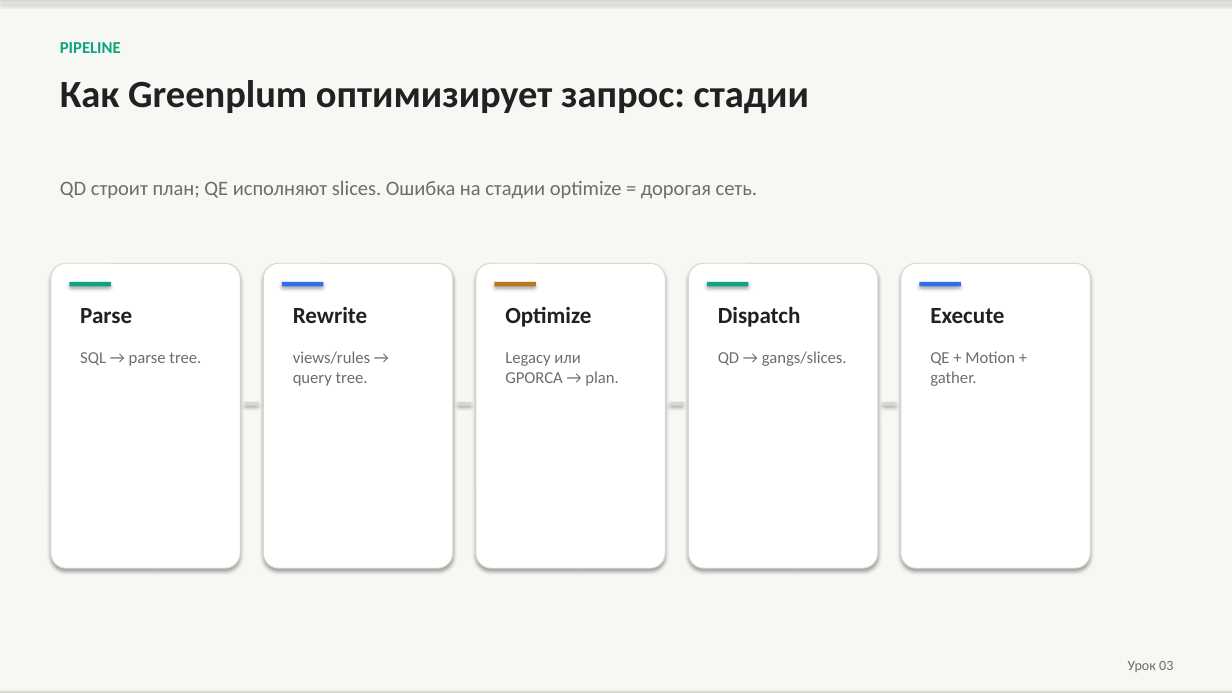
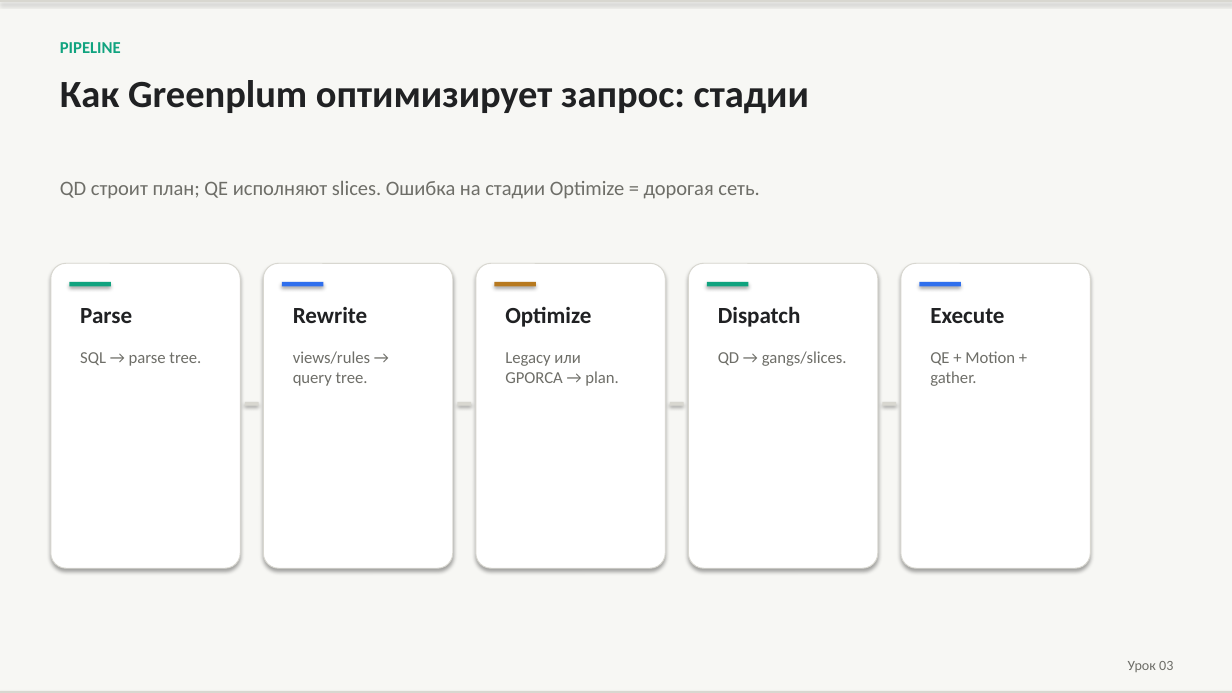
Before and after one commit to PaulKov/de-mentor, a slide deck: slide 6 of artifacts/greenplum-query-tuning-theory.pptx (slide 4 before the commit). Drawn at 1232x693 pixels with LibreOffice and Linux fonts; fonts in the diff are those of the drawing. Boxes give left, top, right and bottom in pixels: in the first picture for what was removed or moved away, otherwise in the second. Text is boxed around its words. In the diff, an @@ line names an element or a change of style, - is before the commit and + after.

```diff
--- a/artifacts/greenplum-query-tuning-theory.pptx
+++ b/artifacts/greenplum-query-tuning-theory.pptx
@@ text at box(60, 181, 759, 199): text changed @@
-QD строит план; QE исполняют slices. Ошибка на стадии optimize = дорогая сеть.
+QD строит план; QE исполняют slices. Ошибка на стадии Optimize = дорогая сеть.
```
Also in this commit, not shown: 28 other slides changed, 13 slides added, 39 other files.
